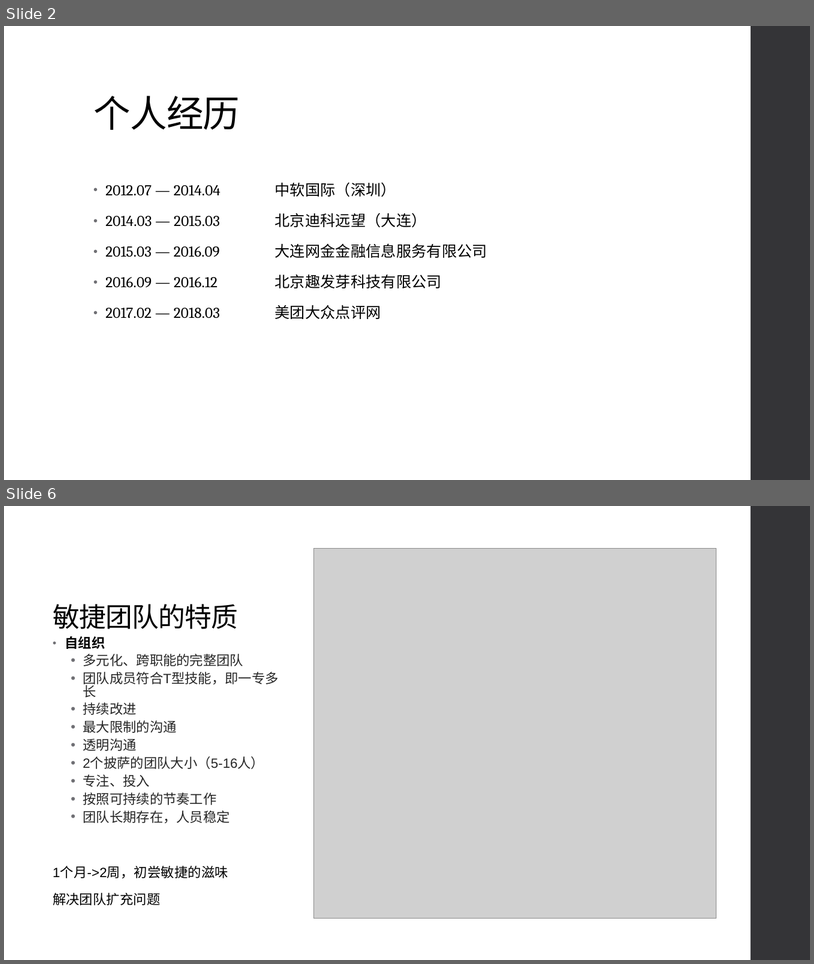
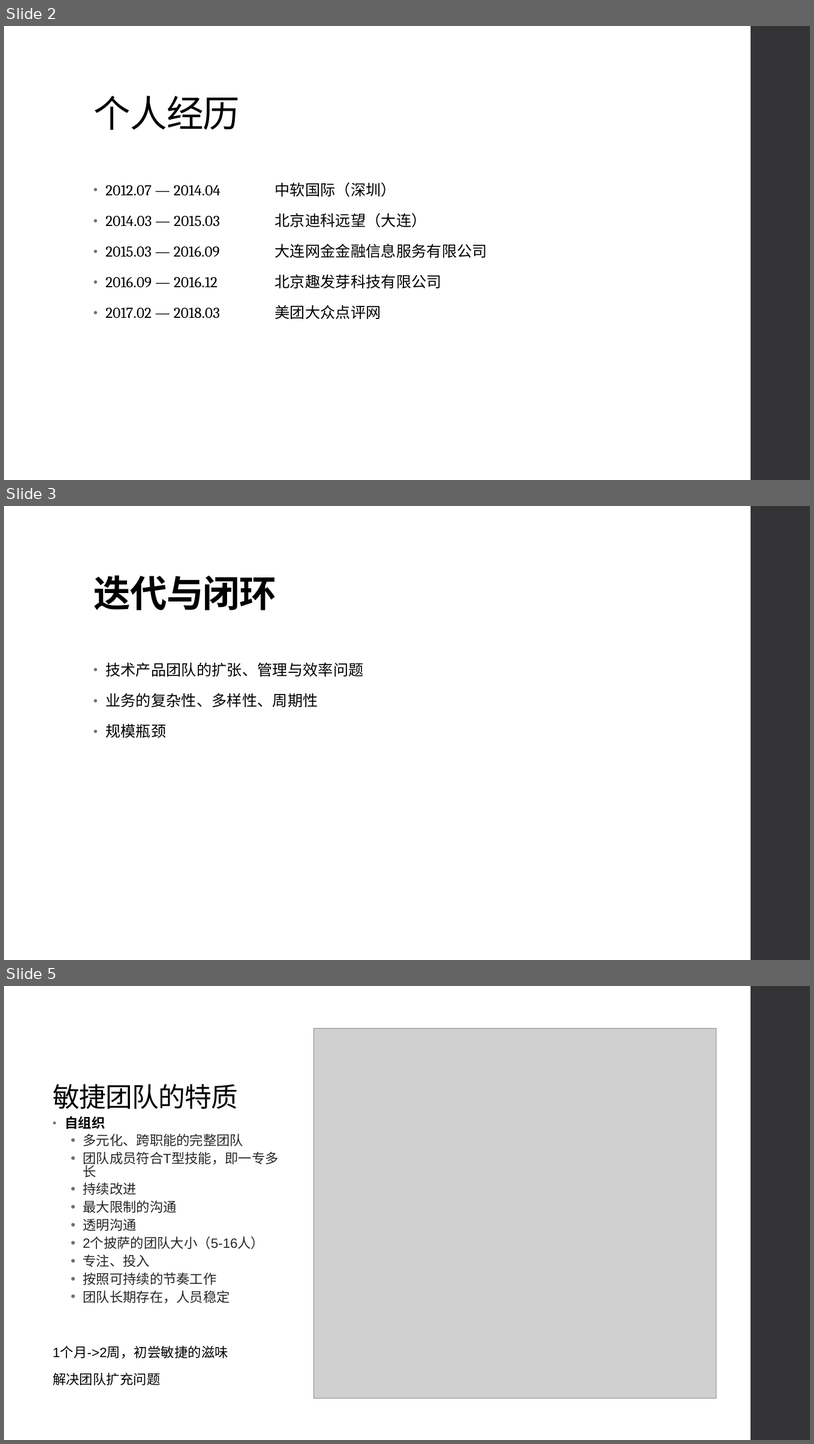
Before and after one commit to LeeRenbo/learn-xmind, a slide deck: 互联网思维落地.pptx. Shown one above the other, each under a label of ours: slides 2 and 6 before the commit, slides 2, 3 and 5 after it; the slides between them are not shown. The pictures are 814x964 and 814x1444 pixels, drawn with LibreOffice and Linux fonts; fonts in the diff are those of the drawing; grey boxes stand for pictures. Boxes give left, top, right and bottom in pixels: in the first picture for what was removed or moved away, otherwise in the second. Text is boxed around its words. In the diff, an @@ line names an element or a change of style, - is before the commit and + after.

```diff
--- a/互联网思维落地.pptx
+++ b/互联网思维落地.pptx
@@ slide 3 added at (4, 506, 810, 960), background #FFFFFF; not listed: 1 template element that a slide beside it also shows @@
@@ title added at (93, 575, 276, 610), 44 pt, text #000000, bold @@
+迭代与闭环
@@ text added at (105, 662, 363, 738), 18 pt, text #000000 @@
+• 技术产品团队的扩张、管理与效率问题
+• 业务的复杂性、多样性、周期性
+• 规模瓶颈
@@ what was slide 6 is now slide 5 @@
```
Also in this commit, not shown: 6 slides changed, 4 other slides added, 3 slides removed.
